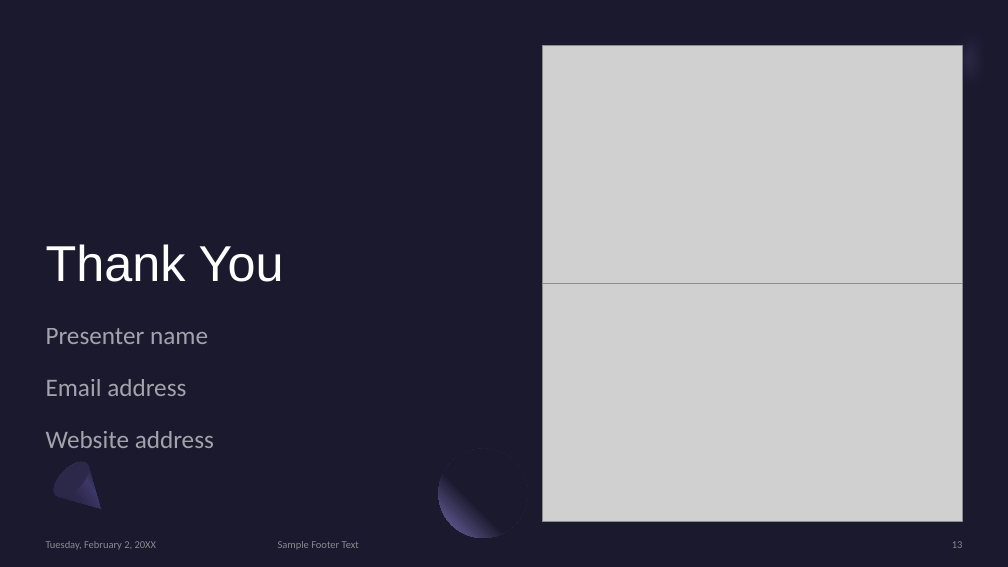
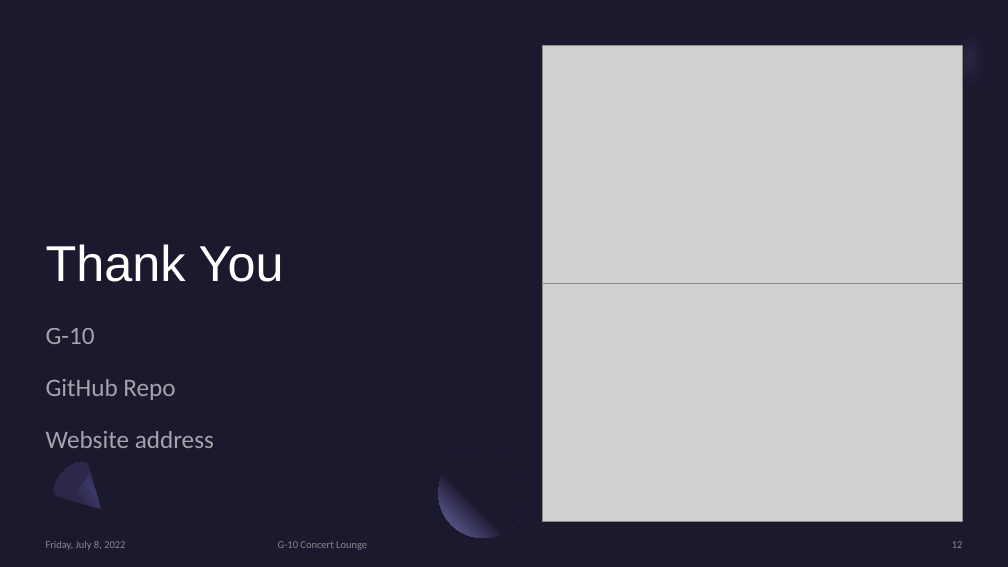
Before and after one commit to huntersteffner/Concert-Finder, a slide deck: slide 12 of Presentation/G-10 Presentation.pptx (slide 13 before the commit). Drawn at 1008x567 pixels with LibreOffice and Linux fonts; fonts in the diff are those of the drawing; grey boxes stand for pictures. Boxes give left, top, right and bottom in pixels: in the first picture for what was removed or moved away, otherwise in the second. Text is boxed around its words. In the diff, an @@ line names an element or a change of style, - is before the commit and + after.

```diff
--- a/Presentation/G-10 Presentation.pptx
+++ b/Presentation/G-10 Presentation.pptx
@@ subtitle at <box>46,328,175,400</box>: text changed @@
-Presenter name
-Email address
+G-10
+GitHub Repo
@@ text at <box>46,541,125,550</box>: text changed @@
-Tuesday, February 2, 20XX
+Friday, July 8, 2022
@@ text at <box>278,541,367,550</box>: text changed @@
-Sample Footer Text
+G-10 Concert Lounge
```
Also in this commit, not shown: 9 other slides changed, 2 slides added, 2 slides removed, 2 other files.
